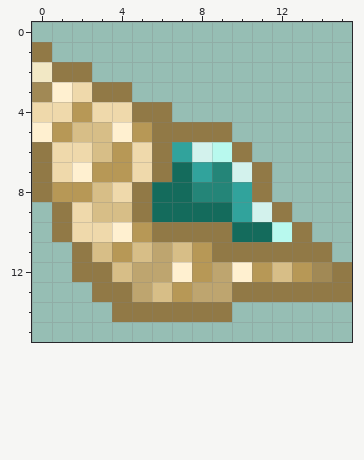
A pixel-art sprite gets an edit: assets/mctc/textures/decoration/keys/shell.png. Above is the file before it was changed.
The file is 16x16 pixels.
After the commit:
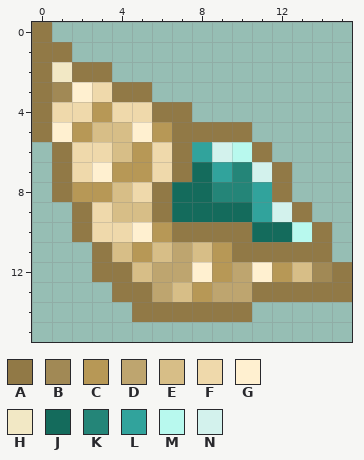
Palette (. is transparent): A #917946  B #a18955  C #b79856  D #bea56f  E #d7be87  F #efd9ab  G #fff0d0  H #f2e8c5  J #146b5c  K #248578  L #31a39c  M #b8f9ee  N #d3f2ed
Edits made:
Changed rows in their new state; - is an unchanged pixel.
first column x 0:
 0 A--------------
 1 -A-------------
 2 AH-A-----------
 3 ABGF-A---------
 4 A-FC-F-A-------
 5 AGC-EGC---A----
 6 .A-FECFALNMA---
 7 .AFG-CFAJLKNA--
 8 .A-CEFA-J-KLA--
 9 -.AF-EA---JLNA-
10 -.A-FGC---A-JMA
11 --.AECEDEC-----
12 --.-AE-DGCDGCE-
13 ---.-ADEC-D----
14 ----.-----A----
Changed places in both pictures, as pixel boxes (x1, y1, x2, y2):
changed: (32, 22, 332, 322)
